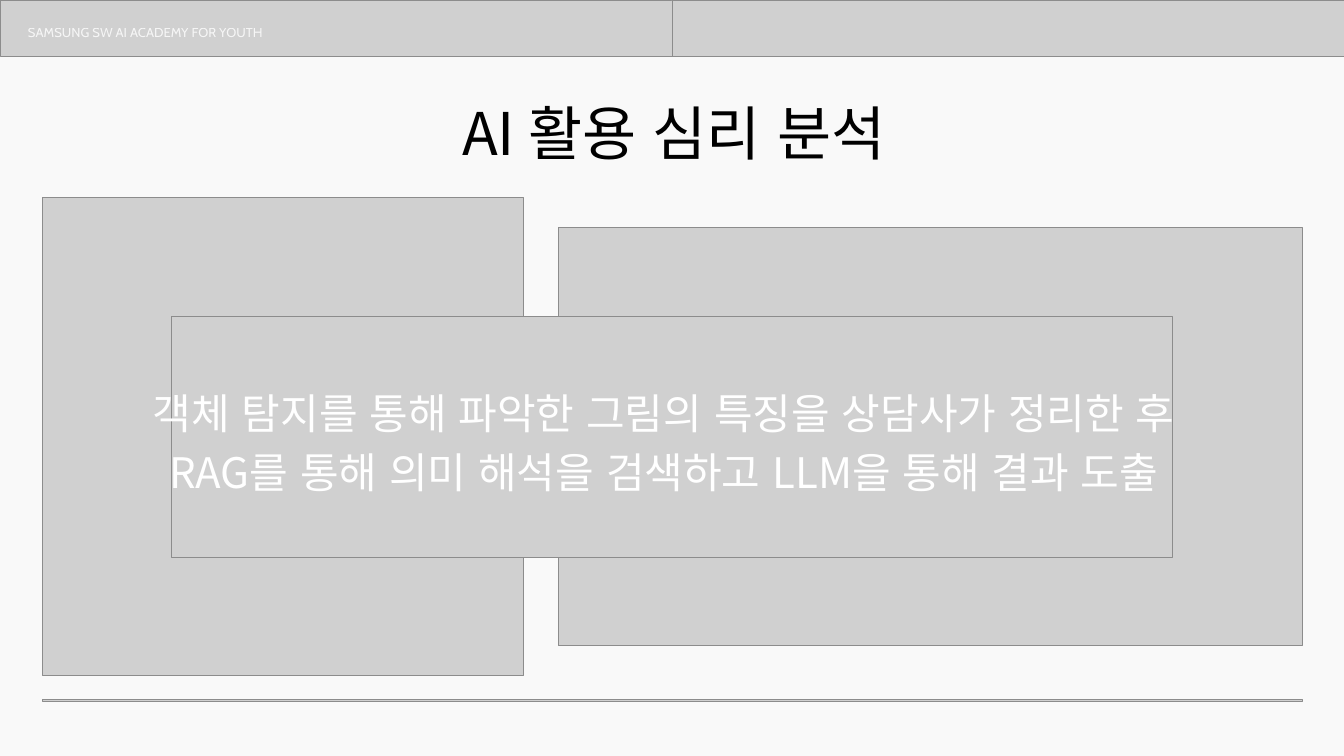
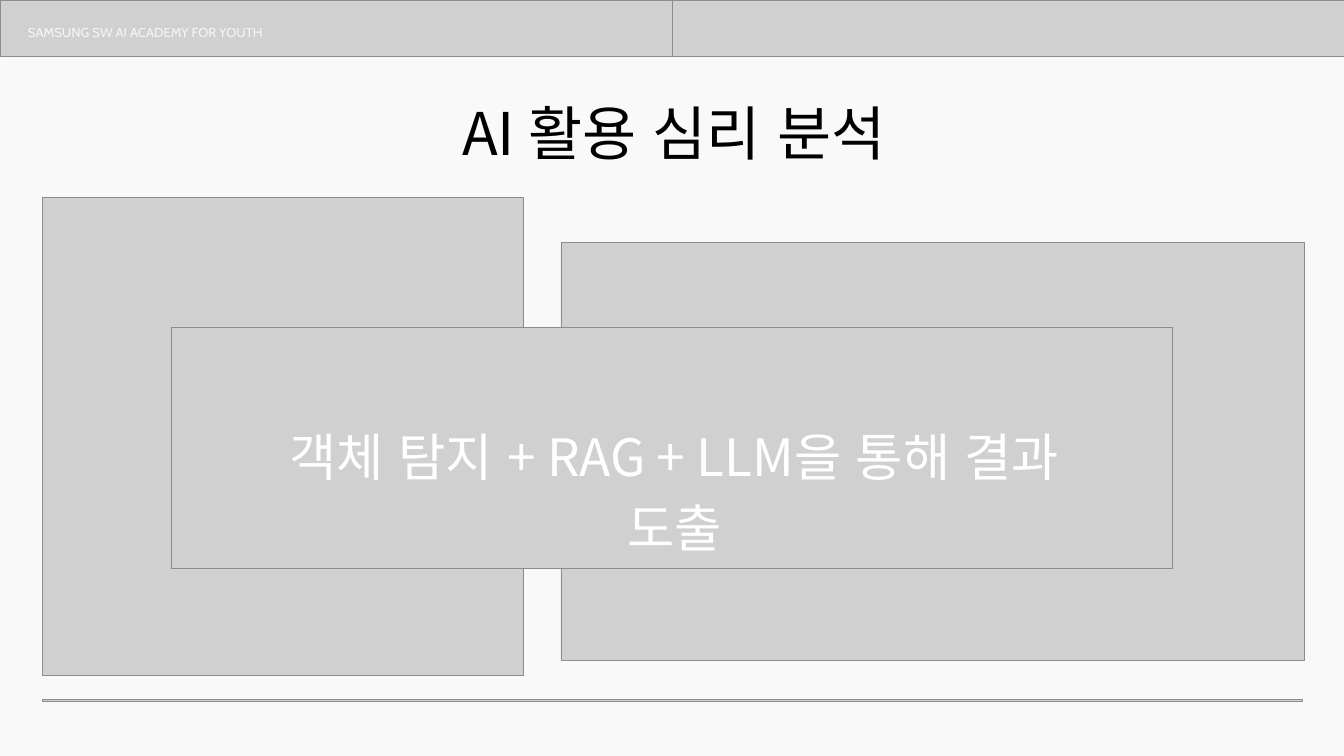
Before and after one commit to seok0205/MaumCanvas, a slide deck: slide 16 of docs/13기_공통PJT_중간발표_E108_마음캔버스.pptx. Drawn at 1344x756 pixels with LibreOffice and Linux fonts; fonts in the diff are those of the drawing; grey boxes stand for pictures. Boxes give left, top, right and bottom in pixels: in the first picture for what was removed or moved away, otherwise in the second. Text is boxed around its words. In the diff, an @@ line names an element or a change of style, - is before the commit and + after.

```diff
--- a/docs/13기_공통PJT_중간발표_E108_마음캔버스.pptx
+++ b/docs/13기_공통PJT_중간발표_E108_마음캔버스.pptx
@@ picture: place and size @@
-picture at box(558, 228, 1302, 646)
+picture at box(561, 243, 1305, 661)
@@ picture: place and size @@
-picture at box(172, 317, 1173, 557)
+picture at box(172, 328, 1173, 569)
@@ text at box(290, 434, 1059, 550): text changed; size 45 to 55 pt @@
-객체 탐지를 통해 파악한 그림의 특징을 상담사가 정리한 후
-RAG를 통해 의미 해석을 검색하고 LLM을 통해 결과 도출
+객체 탐지 + RAG + LLM을 통해 결과 도출
```
Also in this commit, not shown: 17 other slides changed, 5 slides added, 1 slide removed.
